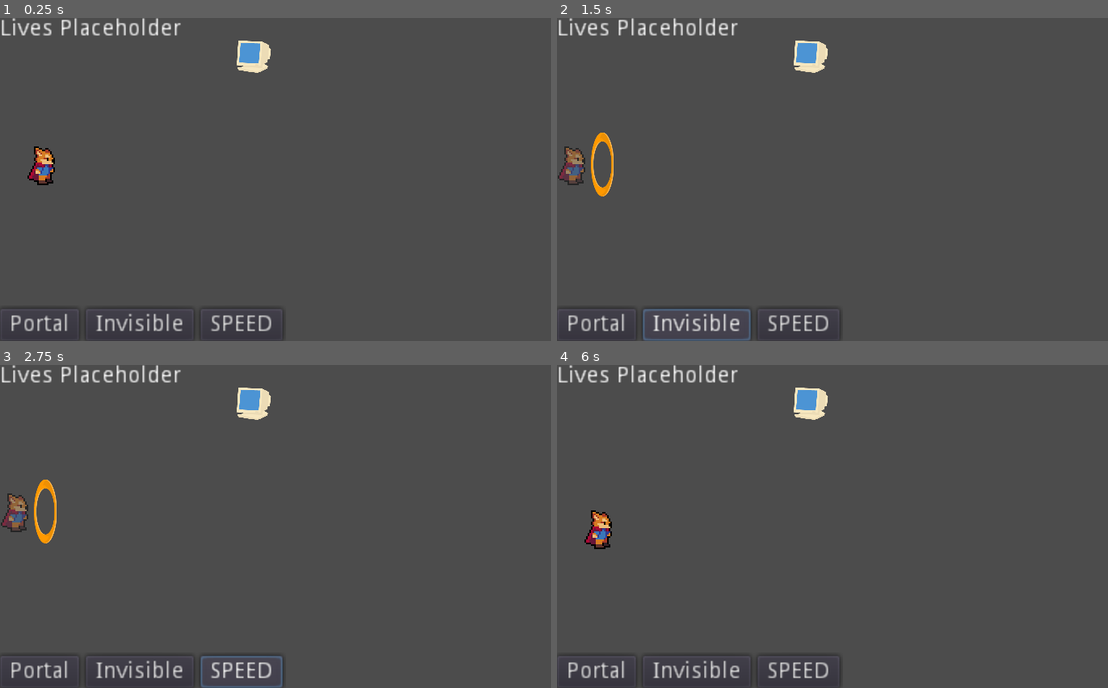
Above: before the commit, frames 1-4 (two rows, left to right).
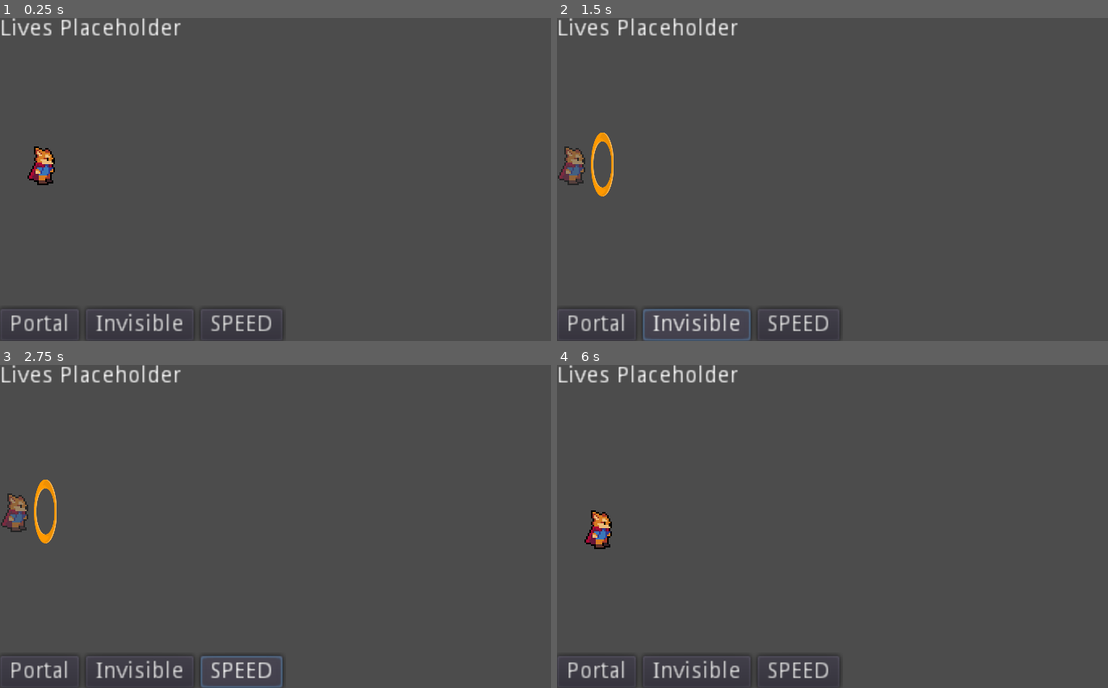
Above: after the commit, the same moments.

Repository: JayTheDaniels/The-Astral-Project
Game: Godot game, scene res://Src/Levels/Level_Base.tscn
The game is run twice, just before and just after one commit, with the same random seed, the same clock (stepped at 60 frames per second) and the same inputs.
Inputs:
- Up to frame 1 (0.25 s): no input
- Up to frame 2 (1.5 s): click "Portal" at 0.5 s; click "Invisible" at 1.25 s
- Up to frame 3 (2.75 s): click "SPEED" at 2 s
- Up to frame 4 (6 s): tap Enter at 2.75 s; hold D (right) 2.78-3.5 s; tap Space (interact) at 2.85, 5.75, 5.85 s; click "Portal" at 3.5 s; click "Invisible" at 4.25 s; click "SPEED" at 5 s; hold Down (down) from 5.78 s (still down)

The runs differ from the first frame. In frame 1, 0.5% of the frame differs, in the area x 42-50%, y 7-17%; in frame 2, 0.5%; in frame 3, 0.5%; in frame 4, 0.5%.

Commit message:
Empty Level
Got rid of any unnecessary stuff in the level. Now it's just you and your powers!

Diff:
--- a/Src/Levels/Level_Base.tscn
+++ b/Src/Levels/Level_Base.tscn
@@ -1,7 +1,6 @@
-[gd_scene load_steps=4 format=2]
+[gd_scene load_steps=3 format=2]
 
 [ext_resource path="res://Src/Game Objects/Player.tscn" type="PackedScene" id=1]
-[ext_resource path="res://Src/Game Objects/Base_Object.tscn" type="PackedScene" id=3]
 [ext_resource path="res://Src/UI/UI.tscn" type="PackedScene" id=4]
 
 [node name="Level_Base" type="Node2D"]
@@ -9,7 +8,4 @@
 [node name="Player" parent="." instance=ExtResource( 1 )]
 position = Vector2( 28.1516, 90.6559 )
 
-[node name="Object" parent="." instance=ExtResource( 3 )]
-position = Vector2( 157.033, 24.0259 )
-
 [node name="UI" parent="." instance=ExtResource( 4 )]
